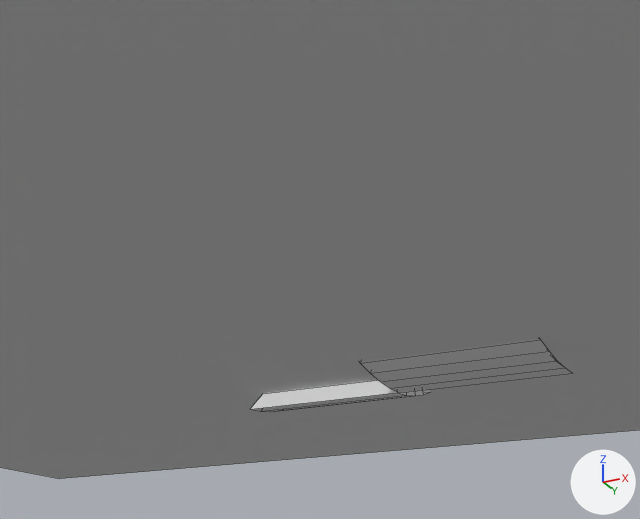
What one commit did to the Blender file assets/scenes/skate_2.blend.
Before and after are seen from a 50 mm camera at (8.59, -11.1, -5.76) aimed at (-0.22, 6.52, 2.17). Lighting does not change. The marker at lower right points along +X, +Y and +Z. Mesh edges are drawn as thin lines.

Names of what the first picture shows: 'corkscrew', 'skate_2'.
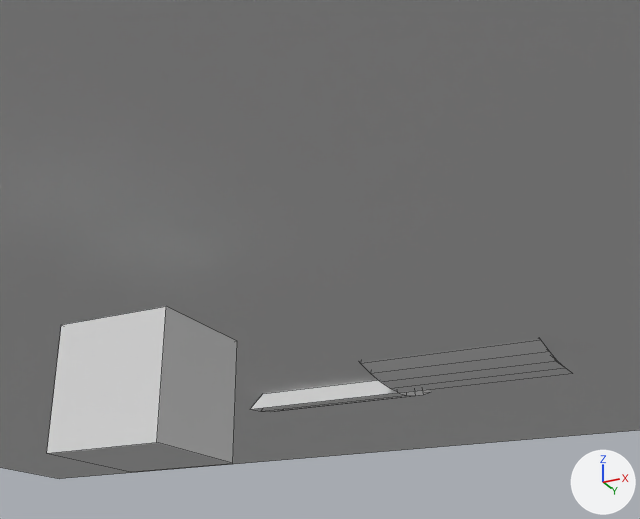
Commit message: added new skybox

The change, as a list of edits to the scene's bpy script:
```text
Add mat_skybox_mat:
    mat_skybox_mat = diffuse_material('skybox_mat')
    mat_skybox_mat.base_color = (0.8, 0.8, 0.8)  # white #e7e7e7
Add me_skybox:
    me_skybox.from_pydata(...)  # a box spanning x -1.0..1.0, y -1.0..1.0, z -1.0..1.0
    me_skybox.materials.append(mat_skybox_mat)  # its picture is missing
Add ob_skybox:
    ob_skybox = bpy.data.objects.new('skybox', me_skybox)
    ob_skybox.location = (0.0, 0.0, -2.5)
```

What differs and where, as boxes (x1, y1, x2, y2) in the pictures (640 x 519 px):
'skybox', added
    after: (47, 307, 237, 472)
